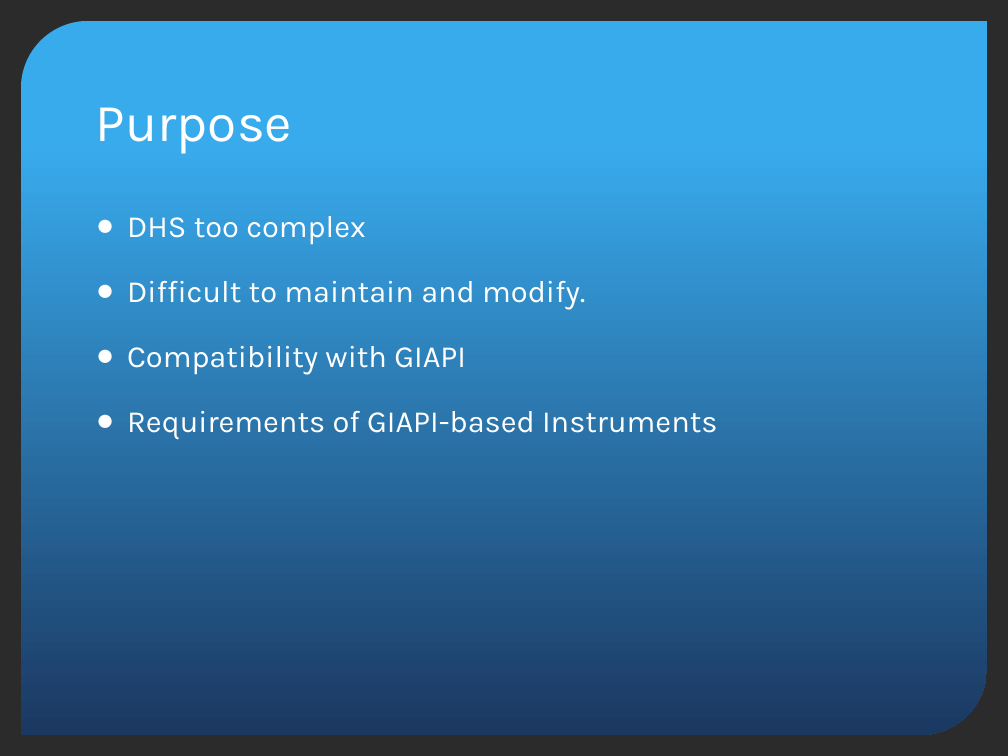
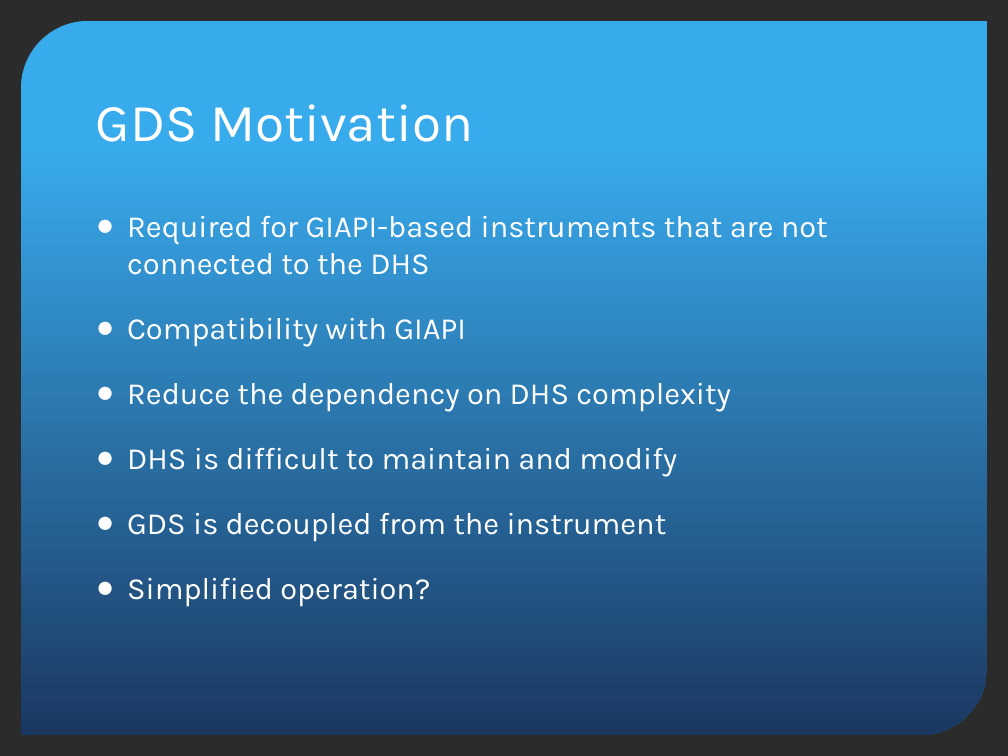
Before and after one commit to jluhrs/gmp, a slide deck: slide 2 of gds-api/src/main/doc/GDSDesignReview.pptx. Drawn at 1008x756 pixels with LibreOffice and Linux fonts; fonts in the diff are those of the drawing; background and template pictures are left out; a plain dark background stands for a picture behind light text. Boxes give left, top, right and bottom in pixels: in the first picture for what was removed or moved away, otherwise in the second. Text is boxed around its words. In the diff, an @@ line names an element or a change of style, - is before the commit and + after.

```diff
--- a/gds-api/src/main/doc/GDSDesignReview.pptx
+++ b/gds-api/src/main/doc/GDSDesignReview.pptx
@@ title at [96,104,473,142]: text changed @@
-Purpose
+GDS Motivation
@@ text at [127,216,828,275]: text changed @@
-● DHS too complex
-● Difficult to maintain and modify.
+● Required for GIAPI-based instruments that are not connected to the DHS
@@ text at [127,383,731,606]: text changed @@
-● Requirements of GIAPI-based Instruments
+● Reduce the dependency on DHS complexity
+● DHS is difficult to maintain and modify
+● GDS is decoupled from the instrument
+● Simplified operation?
```
Also in this commit, not shown: 9 other slides changed, 8 slides added, 2 slides removed.
